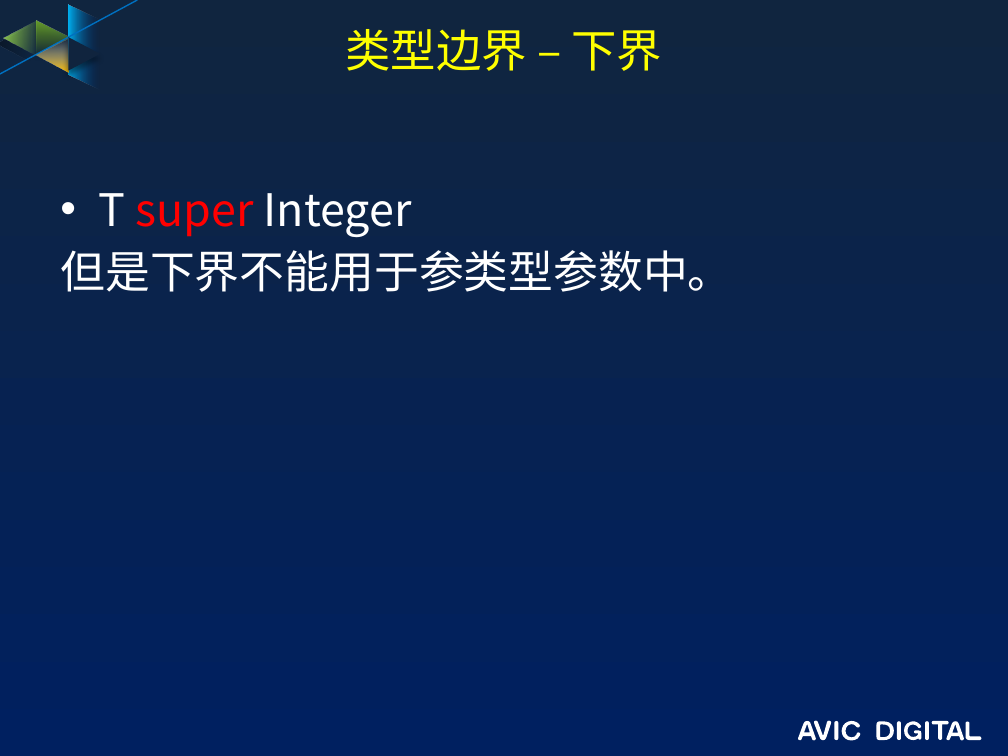
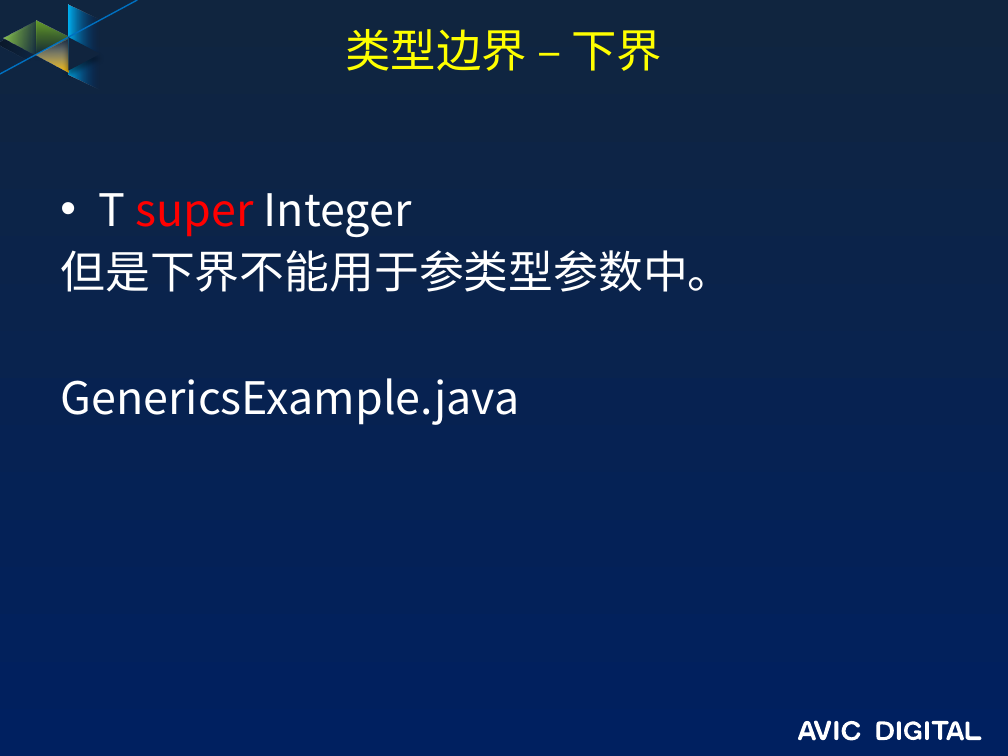
Before and after one commit to guofengzh/java-way, a slide deck: slide 8 of java/docs/06-java-泛型.pptx (slide 9 before the commit). Drawn at 1008x756 pixels with LibreOffice and Linux fonts; fonts in the diff are those of the drawing; background and template pictures are left out. Boxes give left, top, right and bottom in pixels: in the first picture for what was removed or moved away, otherwise in the second. Text is boxed around its words. In the diff, an @@ line names an element or a change of style, - is before the commit and + after.

```diff
--- a/java/docs/06-java-泛型.pptx
+++ b/java/docs/06-java-泛型.pptx
@@ text at box(60, 378, 519, 425): paragraph added @@
+GenericsExample.java
```
Also in this commit, not shown: 1 slide removed, 4 other files.
